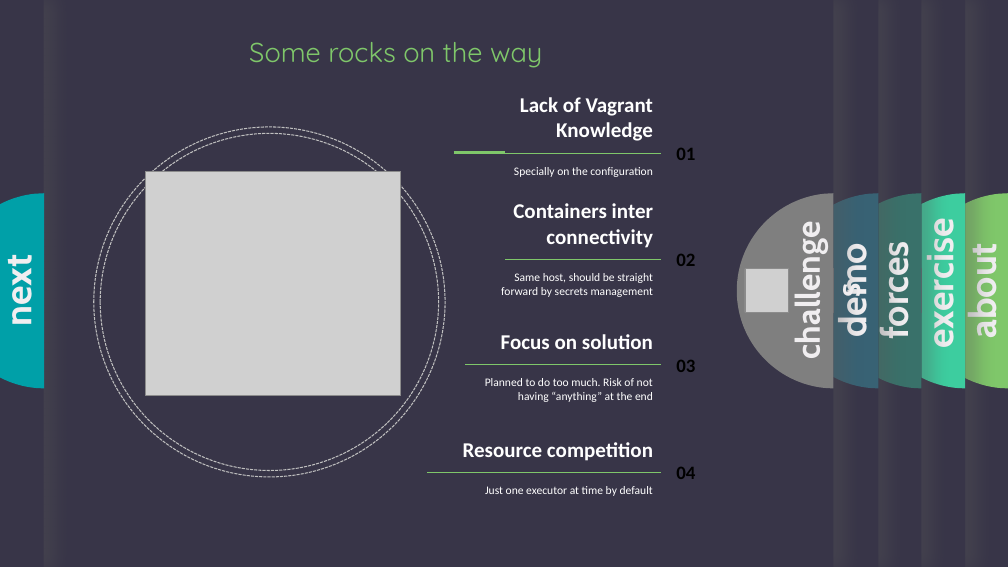
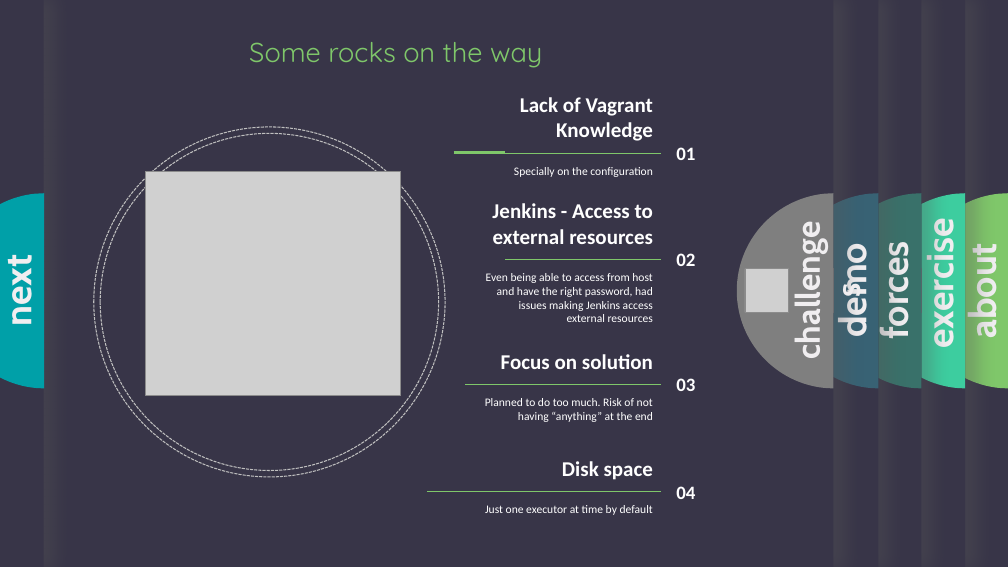
Before and after one commit to leonardo-s-mattos/presentations, a slide deck: slide 6 of Liatrio Exercise Formated White.pptx. Drawn at 1008x567 pixels with LibreOffice and Linux fonts; fonts in the diff are those of the drawing; grey boxes stand for pictures; background and template pictures are left out. Boxes give left, top, right and bottom in pixels: in the first picture for what was removed or moved away, otherwise in the second. Text is boxed around its words. In the diff, an @@ line names an element or a change of style, - is before the commit and + after.

```diff
--- a/Liatrio Exercise Formated White.pptx
+++ b/Liatrio Exercise Formated White.pptx
@@ text at (492, 203, 653, 244): text changed @@
-Containers inter connectivity
+Jenkins - Access to external resources
@@ text at (486, 273, 653, 322): text changed @@
-Same host, should be straight forward by secrets management
+Even being able to access from host and have the right password, had issues making Jenkins access external resources
@@ 5 texts, 2 lines: place and size @@
-5 texts, 2 lines at (427, 334, 695, 496)
+5 texts, 2 lines at (427, 354, 695, 515)
@@ text colour #000000 to #FFFFFF in 4 elements at (676, 147, 695, 160), (676, 253, 695, 266), (676, 486, 695, 499), (676, 378, 695, 391) @@
@@ text at (562, 461, 653, 480): text changed @@
-Resource competition
+Disk space
```
Also in this commit, not shown: 2 other slides changed, 3 other files.
